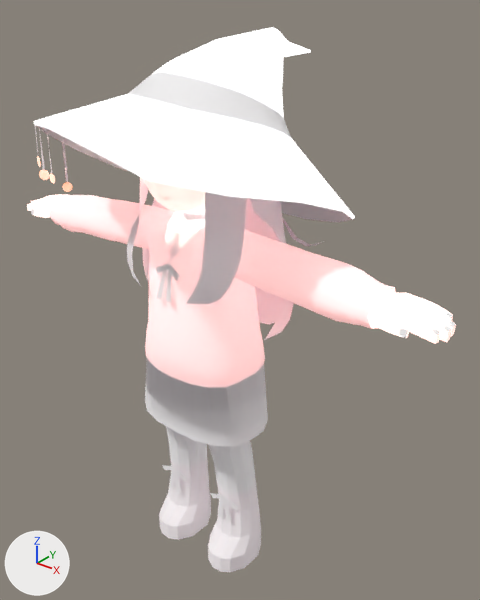
The glTF model sample/sample_pre/gltf/Witch.glb, before and after one commit.
One viewpoint serves both versions: a 50 mm lens placed at (5.33, -5.93, 8.05), pointed at (0.28, 0.39, 4.13). Every picture has the same lights, and +X, +Y and +Z are marked at lower left. Where no turn or scale is listed for an object, it has been applied to the vertices.

Objects in the first picture: 'body', 'clothes', 'hair', 'hat'.
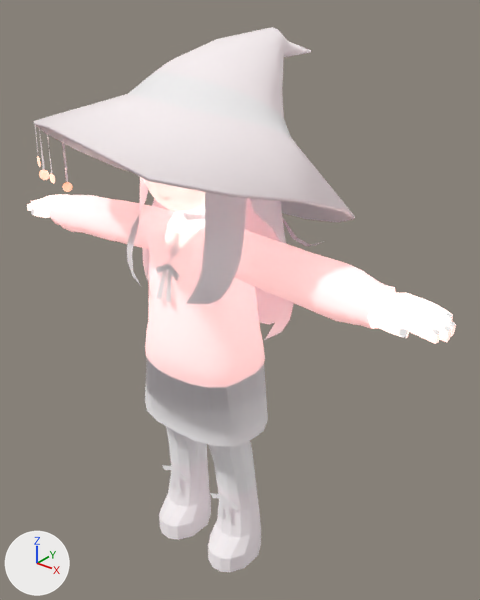
What differs and where, as boxes [x1, y1, x2, y2] in the pictures (480 x 600 px):
'hat', recoloured: [33, 27, 355, 220] in both

The change, as a diff of the scene's bpy script:
```diff
--- a/sample/sample_pre/gltf/Witch.glb.py
+++ b/sample/sample_pre/gltf/Witch.glb.py
@@ mat_hat @@
 mat_hat.emission_strength = 1.0
+mat_hat.emission_color = (0.0865, 0.0232, 0.0356)  # brown #532a35
```
